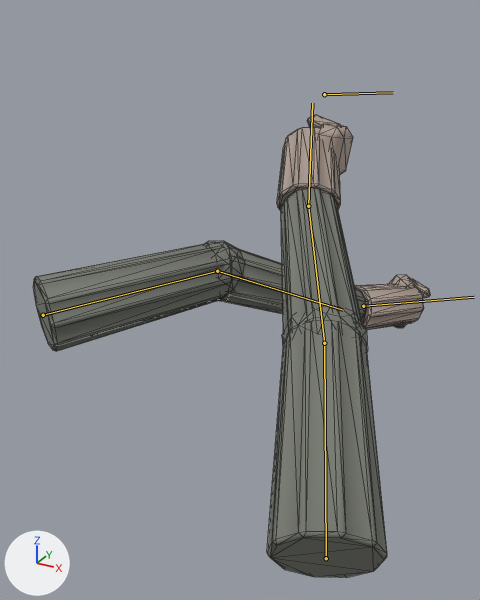
Before and after pictures for a commit that changed the glTF model public/assets/models/fp_arms.glb.
Both versions are drawn from a 50 mm lens placed at (0.4, -1.015, 0.113), pointed at (-0.043, -0.211, -0.289). Lighting does not change. The marker at lower left points along +X, +Y and +Z. The picture after the commit comes second. Both versions are drawn at frame 34 of the action 'reload_pistol'; the numbers are the values there. The bones that change, and the others that lie on the model, are drawn over the model as lines. Mesh edges are drawn as thin lines.

Objects in the first picture: 'fp_arms'.
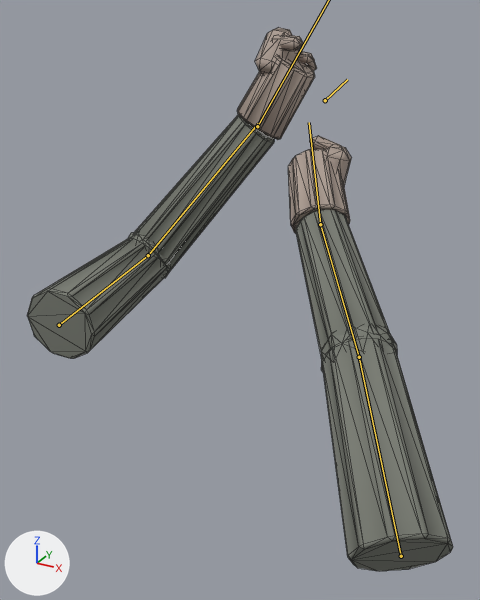
Boxes (x1, y1, x2, y2) around the edits, measured in the pictures (480 x 600 px):
```json
{"object": "fp_arms", "change": "posed", "before": [33, 115, 430, 578], "after": [27, 27, 453, 571], "on screen": "7% wider, 17% taller"}
{"bone": "vm_root", "before": "(324, 94) to (393, 92)", "after": "(325, 100) to (347, 79)"}
{"bone": "upperarm_r", "before": "(326, 558) to (324, 343)", "after": "(401, 556) to (359, 357)"}
{"bone": "upperarm_l", "before": "(43, 315) to (217, 271)", "after": "(59, 325) to (148, 255)"}
{"bone": "forearm_l", "before": "(217, 271) to (343, 310)", "after": "(148, 255) to (258, 123)"}
```

The change, as JSON lines over the scene's bpy script:
```json
{"block": "bone_vm_root", "where": "bone_vm_root = bpy.data.objects['fp_rig'].pose.bones['vm_root']"}
{"op": "set", "path": "bone_vm_root.location", "old": "(0.0, -0.018, -0.009)", "new": "(-0.012, 0.014, -0.022)"}
{"op": "set", "path": "bone_vm_root.rotation_quaternion", "old": "(0.996, -0.051, 0.063, 0.044)", "new": "(0.984, -0.032, 0.101, 0.14)", "note": "degrees (-6, 7, 5) -> degrees (-2, 12, 16)"}
{"block": "bone_upperarm_r", "where": "bone_upperarm_r = bpy.data.objects['fp_rig'].pose.bones['upperarm_r']  # child of 'vm_root'"}
{"op": "set", "path": "bone_upperarm_r.rotation_quaternion", "old": "(1.0, -0.021, 0.0, 0.0)", "new": "(0.999, -0.044, 0.0, 0.0)", "note": "degrees (-2, 0, 0) -> degrees (-5, 0, 0)"}
{"block": "bone_upperarm_l", "where": "bone_upperarm_l = bpy.data.objects['fp_rig'].pose.bones['upperarm_l']  # child of 'vm_root'"}
{"op": "set", "path": "bone_upperarm_l.rotation_quaternion", "old": "(0.975, -0.118, 0.023, -0.189)", "new": "(0.958, -0.248, 0.143, 0.037)", "note": "degrees (-14, 0, -22) -> degrees (-29, 17, 0)"}
{"block": "bone_forearm_l", "where": "bone_forearm_l = bpy.data.objects['fp_rig'].pose.bones['forearm_l']  # child of 'upperarm_l'"}
{"op": "set", "path": "bone_forearm_l.rotation_quaternion", "old": "(0.966, -0.257, 0.0, 0.0)", "new": "(0.809, 0.588, 0.0, 0.0)", "note": "degrees (-30, 0, 0) -> degrees (72, 0, 0)"}
{"block": "bone_hand_l", "where": "bone_hand_l = bpy.data.objects['fp_rig'].pose.bones['hand_l']  # child of 'forearm_l'"}
{"op": "set", "path": "bone_hand_l.location", "old": "(0.0, 0.042, 0.02)", "new": "(0.0, -0.005, -0.007)"}
{"op": "set", "path": "bone_hand_l.rotation_quaternion", "old": "(0.988, 0.155, 0.0, 0.0)", "new": "(0.989, 0.148, 0.0, 0.0)", "note": "degrees (18, 0, 0) -> degrees (17, 0, 0)"}
```
